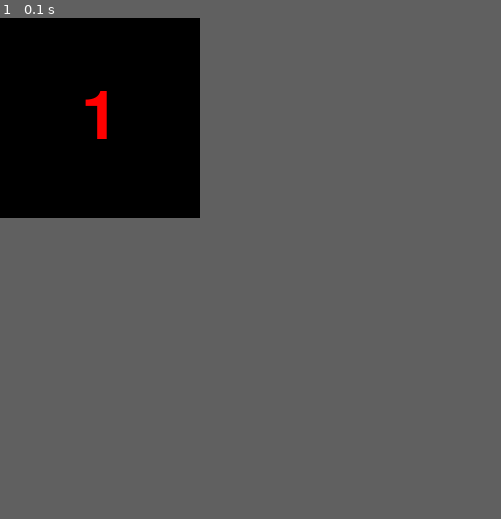
Above: before the commit, frame 1.
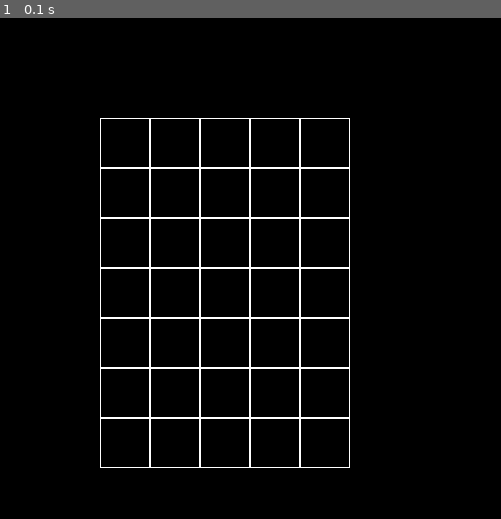
Above: after the commit, the same moment.

Repository: ArtemADD/pygame
Game: pygame game, started from main.py
Same seed, same stepped clock (60 frames per second), same inputs: the game is played once before the commit and once after it.
Inputs:
- Up to frame 1 (0.1 s): no input
The window is 200x200 before the commit and 501x501 after it. Grey fills any space a smaller window leaves; there, only what the larger window draws over its background counts as a difference.

The runs differ from the first frame. In frame 1, 2.9% of the frame differs, in the area x 16-70%, y 14-90%.

Commit message:
Координаты клетки

Diff:
--- a/main.py
+++ b/main.py
@@ -1,15 +1,25 @@
 import pygame as pg
+
+LEFT_UP = 1
+LEFT_DOWN = 2
+RIGHT_DOWN = 3
+RIGHT_UP = 4
 
 
 class Game:
     def __init__(self):
         pg.init()
-        pg.display.set_caption('Я слежу за тобой!')
-        self.size = self.width, self.height = 200, 200
+        pg.display.set_caption('Инициализация игры')
+        self.size = self.width, self.height = 501, 501
         self.screen = pg.display.set_mode(self.size)
         self.screen.fill('black')
         self.display = pg.display
-        self.num = Number(self)
+        self.v = 5
+        self.board = Board(5, 7)
+        self.board.set_view(100, 100, 50)
+        self.fps = 30
+        self.clock = pg.time.Clock()
+        self.draw_balls = False
         self.run()
         pg.quit()
 
@@ -19,27 +29,57 @@
             for event in pg.event.get():
                 if event.type == pg.QUIT:
                     running = False
-                if event.type == pg.WINDOWFOCUSLOST:
-                    self.num.score += 1
+                if event.type == pg.MOUSEBUTTONDOWN:
+                    self.board.get_click(event.pos)
             self.screen.fill('black')
-            self.draw()
+            self.board.render(self.screen)
+            self.clock.tick(self.fps)
             self.display.flip()
 
-    def draw(self):
-        self.num.draw()
 
+class Board:
+    # создание поля
+    def __init__(self, width, height):
+        self.width = width
+        self.height = height
+        self.board = [[0] * width for _ in range(height)]
+        # значения по умолчанию
+        self.left = 10
+        self.top = 10
+        self.cell_size = 30
 
-class Number:
-    def __init__(self, game):
-        self.screen = game.screen
-        self.game = game
-        self.score = 1
-        self.font = pg.font.Font(None, 100)
+    # настройка внешнего вида
+    def set_view(self, left, top, cell_size):
+        self.left = left
+        self.top = top
+        self.cell_size = cell_size
 
-    def draw(self):
-        text = self.font.render(str(self.score), True, 'red')
-        pos = self.game.width // 2 - text.get_width() // 2, self.game.height // 2 - text.get_height() // 2
-        self.screen.blit(text, pos)
+    def render(self, screen):
+        for i in range(self.width):
+            for j in range(self.height):
+                if self.board[j][i] == 0:
+                    pg.draw.rect(screen, 'white', (self.left + (self.cell_size * i), self.top + (self.cell_size * j),
+                                                   self.cell_size, self.cell_size), 1)
+                else:
+                    pg.draw.rect(screen, 'white', (self.left + (self.cell_size * i), self.top + (self.cell_size * j),
+                                                   self.cell_size, self.cell_size), )
+
+    def get_cell(self, mouse_pos):
+        for i in range(self.width):
+            for j in range(self.height):
+                if (mouse_pos[0] in range(self.left + i * self.cell_size,
+                                          self.left + (i + 1) * self.cell_size)
+                        and mouse_pos[1] in range(self.top + j * self.cell_size,
+                                                  self.top + (j + 1) * self.cell_size)):
+                    return i, j
+        return None
+
+    def on_click(self, cell_coords):
+        print(cell_coords)
+
+    def get_click(self, mouse_pos):
+        cell = self.get_cell(mouse_pos)
+        self.on_click(cell)
 
 
 if __name__ == '__main__':
